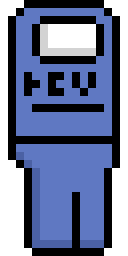
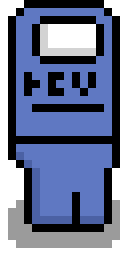
The second w=128, h=256 image is a revision of the first. Changes to its layers:
added layer "Layer 2" above "Layer 1" over box(24, 216, 112, 232)
painted on "Layer 1" over box(8, 200, 120, 256)
